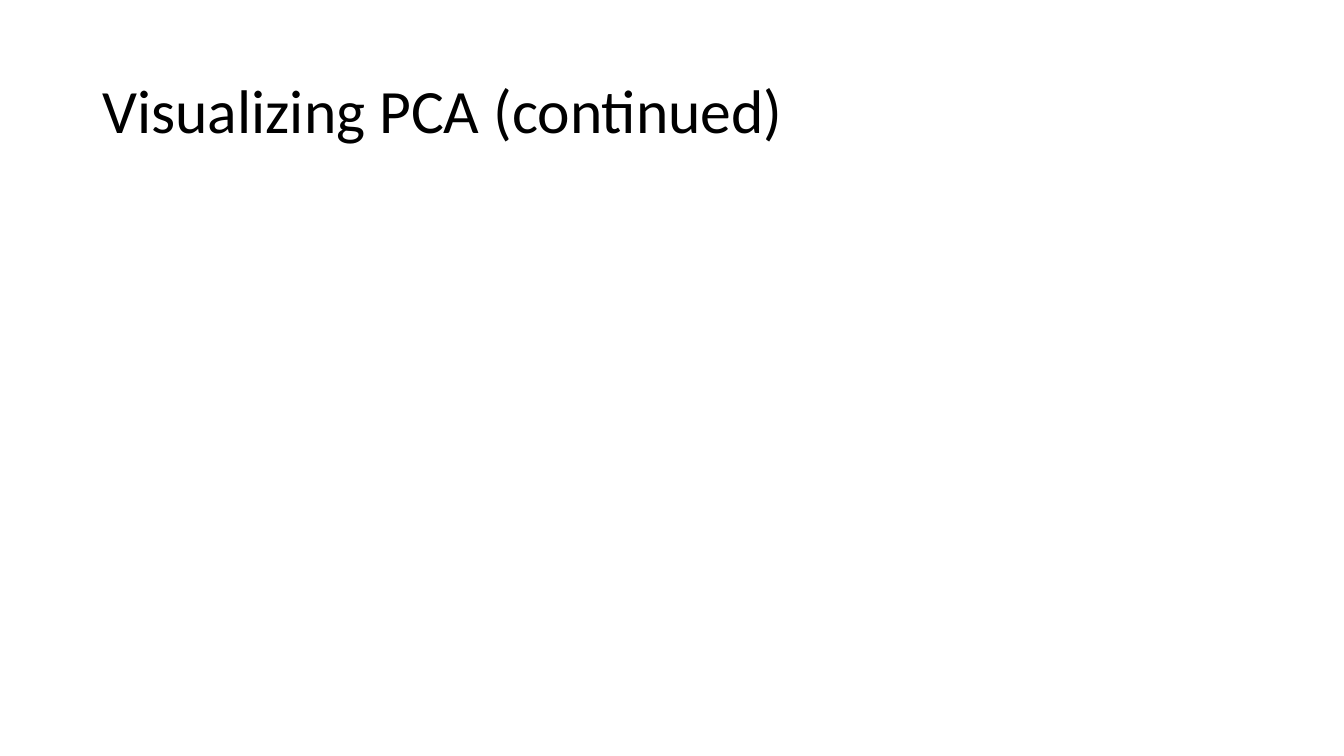
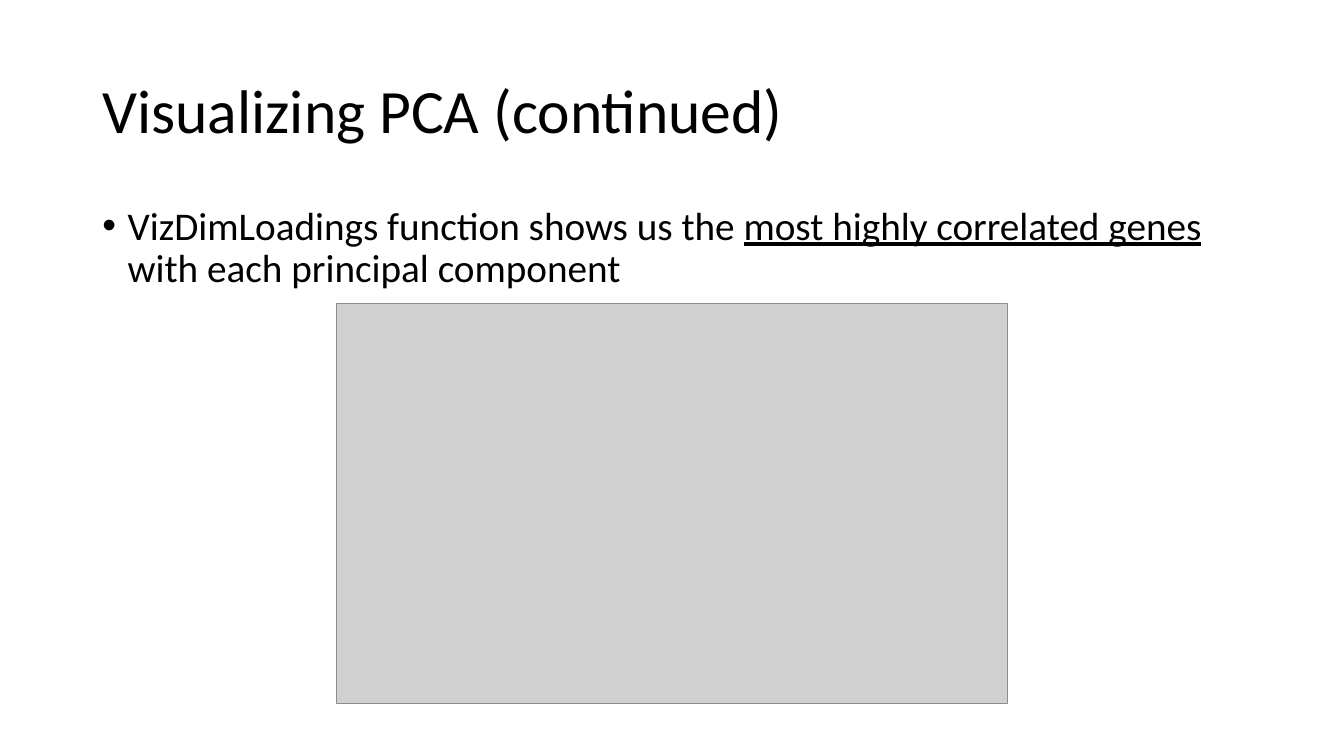
Before and after one commit to AnsgarJordan/scRNAseq, a slide deck: slide 11 of dataPipelineProcess.pptx (slide 10 before the commit). Drawn at 1344x756 pixels with LibreOffice and Linux fonts; fonts in the diff are those of the drawing; grey boxes stand for pictures. Boxes give left, top, right and bottom in pixels: in the first picture for what was removed or moved away, otherwise in the second. Text is boxed around its words. In the diff, an @@ line names an element or a change of style, - is before the commit and + after.

```diff
--- a/dataPipelineProcess.pptx
+++ b/dataPipelineProcess.pptx
@@ text added at bbox=[128, 212, 1201, 289], 28 pt, text #000000 @@
+• VizDimLoadings function shows us the most highly correlated genes with each principal component
@@ picture added at bbox=[337, 303, 1008, 704] @@
```
Also in this commit, not shown: 3 other slides changed, 7 slides added, 2 other files.
